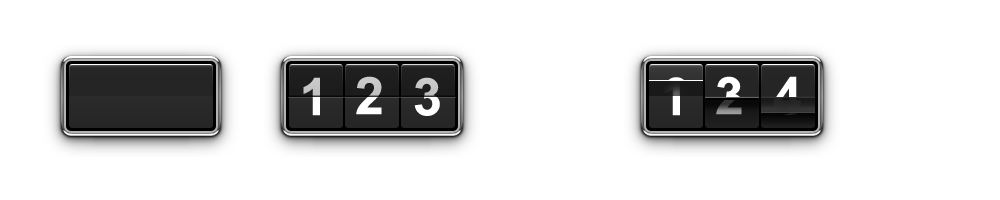
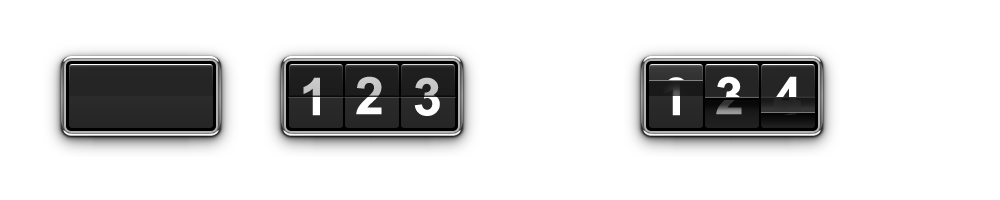
Comparing the layer stacks of the two 1000 × 200 images. Changes:
pixels changed over box(649, 80, 815, 113) (layer not identified)
